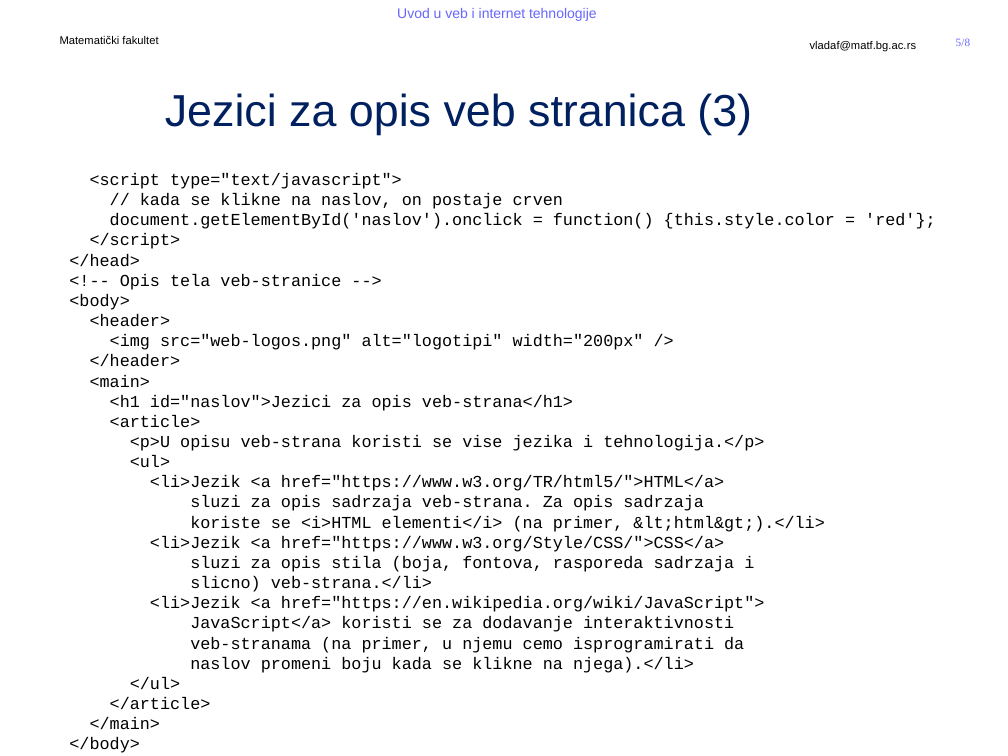
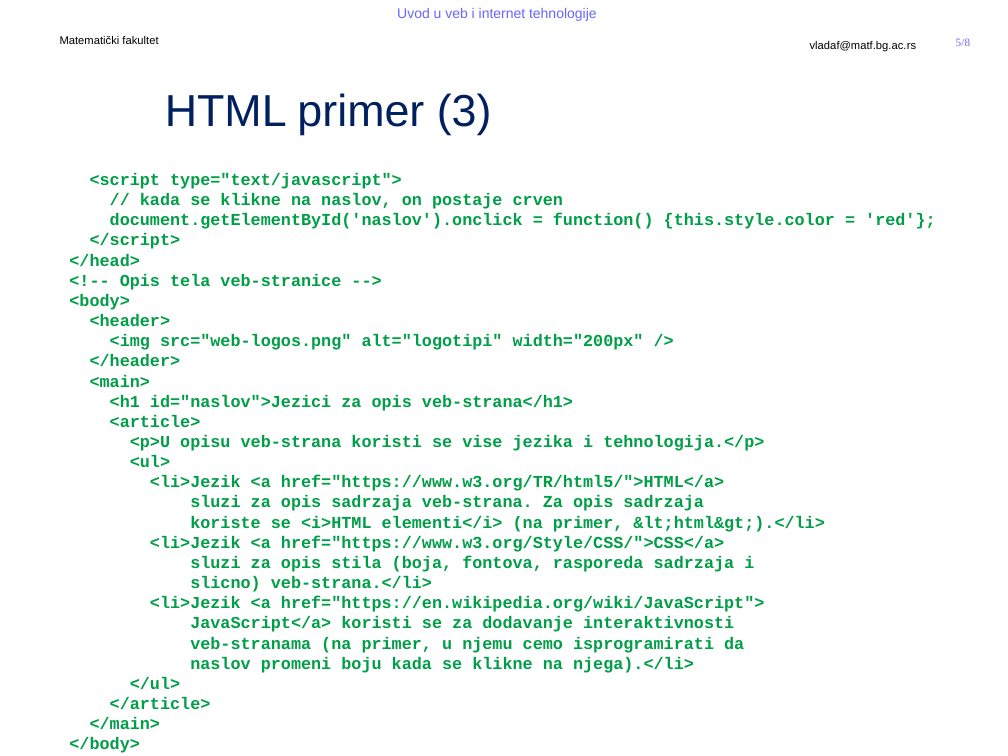
Before and after one commit to MatfUVIT/info, a slide deck: slide 5 of predavanja/prezentacije/UVIT03-01-HTML 5.pptx. Drawn at 1008x756 pixels with LibreOffice and Linux fonts; fonts in the diff are those of the drawing; background and template pictures are left out. Boxes give left, top, right and bottom in pixels: in the first picture for what was removed or moved away, otherwise in the second. Text is boxed around its words. In the diff, an @@ line names an element or a change of style, - is before the commit and + after.

```diff
--- a/predavanja/prezentacije/UVIT03-01-HTML 5.pptx
+++ b/predavanja/prezentacije/UVIT03-01-HTML 5.pptx
@@ title at (165, 93, 492, 135): text changed @@
-Jezici za opis veb stranica (3)
+HTML primer (3)
@@ text "<script type="text/javascript">" at (69, 172, 936, 753): text colour #000000 to #009E47, bold on @@
```
Also in this commit, not shown: 2 other slides changed, 8 slides added, 1 slide removed, 2 other files.
